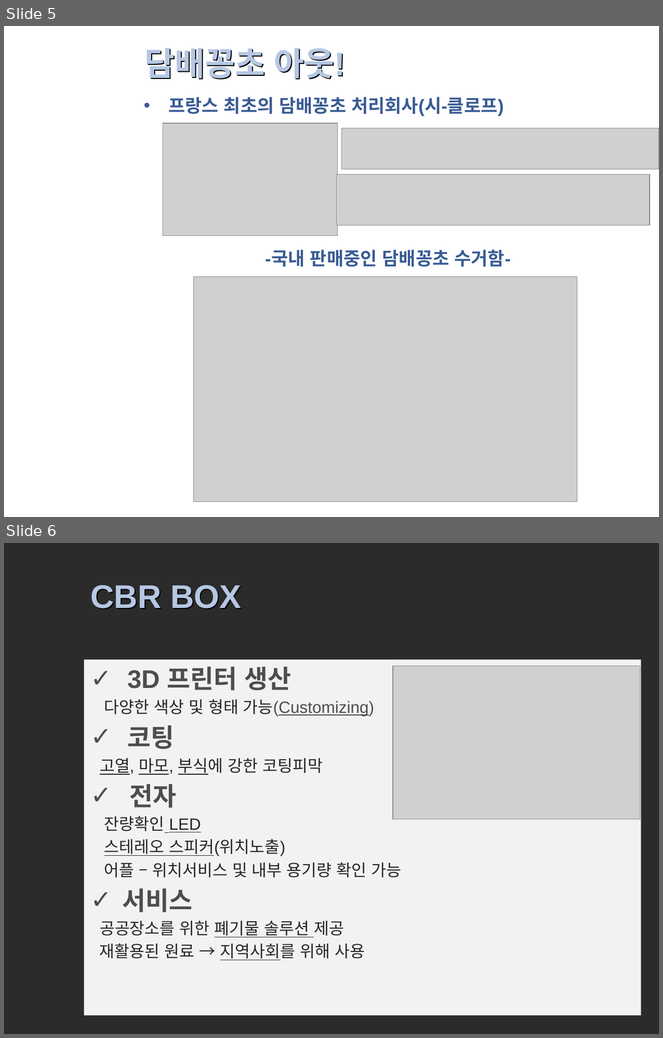
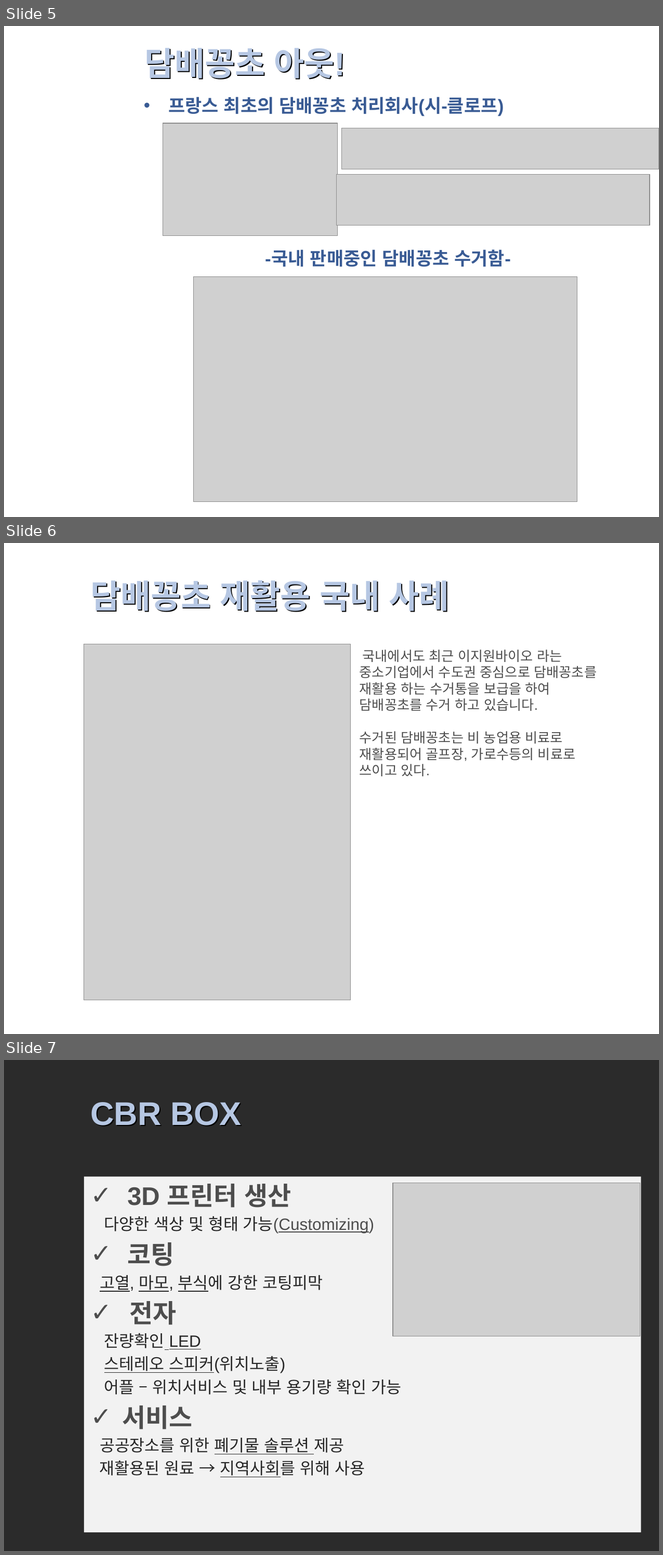
Before and after one commit to kbm1933/Team-B_Project, a slide deck: C BOX.pptx. Shown one above the other, each under a label of ours: slides 5 and 6 before the commit, slides 5, 6 and 7 after it. The pictures are 663x1038 and 663x1555 pixels, drawn with LibreOffice and Linux fonts; fonts in the diff are those of the drawing; grey boxes stand for pictures; background and template pictures are left out; a plain dark background stands for a picture behind light text. Boxes give left, top, right and bottom in pixels: in the first picture for what was removed or moved away, otherwise in the second. Text is boxed around its words. In the diff, an @@ line names an element or a change of style, - is before the commit and + after.

```diff
--- a/C BOX.pptx
+++ b/C BOX.pptx
@@ slide 6 added at bbox=[4, 543, 659, 1034], background picture (left out) @@
@@ title added at bbox=[90, 580, 450, 612], 36 pt, text #B6C7E3, bold @@
+담배꽁초 재활용 국내 사례
@@ picture added at bbox=[84, 644, 351, 1000] @@
@@ text added at bbox=[360, 650, 597, 776], 15 pt, text #4D4D4D @@
+국내에서도 최근 이지원바이오 라는 중소기업에서 수도권 중심으로 담배꽁초를 재활용 하는 수거통을 보급을 하여 담배꽁초를 수거 하고 있습니다.
+수거된 담배꽁초는 비 농업용 비료로 재활용되어 골프장, 가로수등의 비료로 쓰이고 있다.
@@ what was slide 6 is now slide 7 @@
```
Also in this commit, not shown: 1 other slide added.
